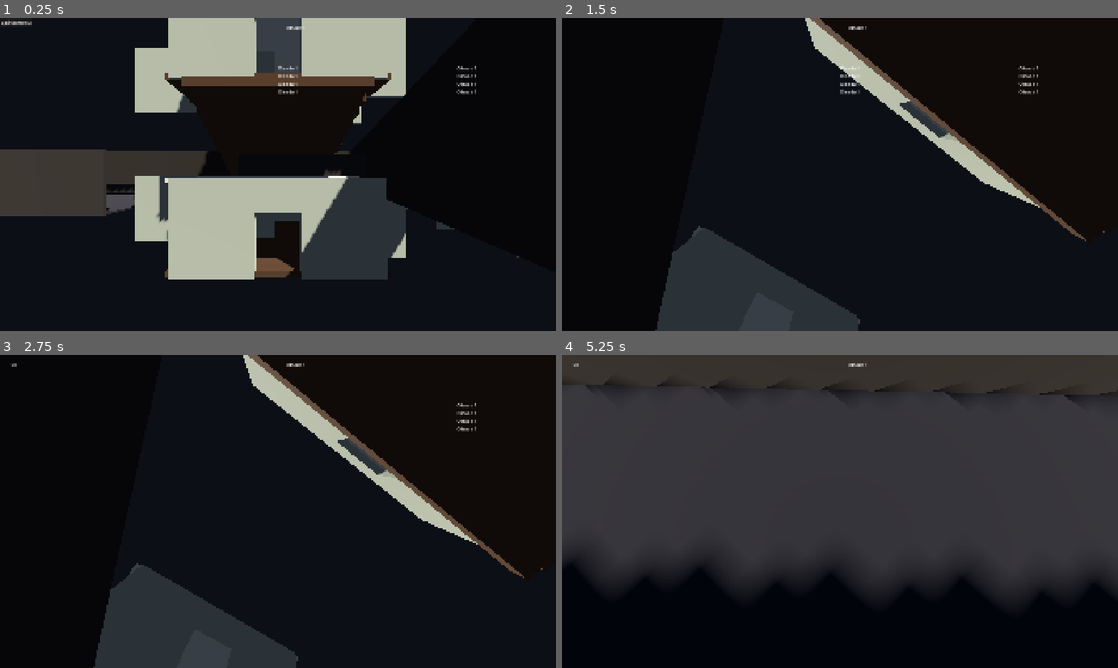
Above: before the commit, frames 1-4 (two rows, left to right).
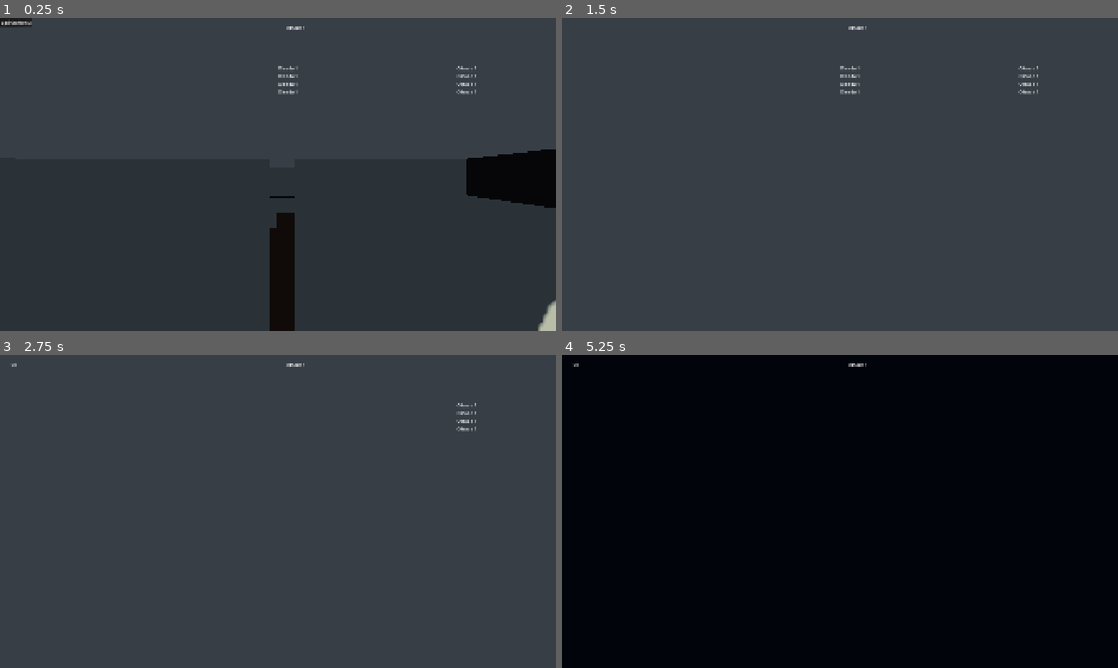
Above: after the commit, the same moments.

Repository: undertal401-hue/zombie-survival-3d
Game: Godot game, scene res://07_house/Main.tscn
Same seed, same stepped clock (60 frames per second), same inputs: the game is played once before the commit and once after it.
Inputs (mouse positions are in pixels of both pictures, inside the frame that each line leads up to):
- Up to frame 1 (0.25 s): no input
- Up to frame 2 (1.5 s): click "Cerrar tienda" at 0.5 s; click "Cerrar tienda" at 1.25 s
- Up to frame 3 (2.75 s): click "Cerrar tienda" at 2 s
- Up to frame 4 (5.25 s): tap Enter at 2.75, 2.85, 3.6, 4.25, 4.35, 5.1 s; move the mouse to (867, 511) at 2.77 s; click (867, 511) at 2.92 s; tap Space at 3.5, 5 s; move the mouse to (812, 511) at 3.52 s; click (812, 511) at 3.67 s; move the mouse to (851, 505) at 4.27 s; click (851, 505) at 4.42 s; move the mouse to (834, 517) at 5.02 s; click (834, 517) at 5.17 s

The runs differ from the first frame. In frame 1, 84% of the frame differs, in the area x 0-100%, y 0-100%; in frame 2, 92%; in frame 3, 92%; in frame 4, 72%.

Commit message:
fix: RuntimeHouseGenerator - fix is_inside_tree errors, syntax fixes
- Fixed node tree order: add_child() before global_position
- Fixed local vs world positions in _build_box (removed pos+ offset)
- Fixed _build_stairs: add rail/rail_col to stairs node not self
- Fixed _build_room: add_child() before global_position
- Removed pos+ from _build_box calls (use local positions)
- Fixed parse errors in RuntimeHouseGenerator

Tests: 5/5 suites, 92/92 validations PASSED
Export: game/build/zombie_survival_3d.x86_64 (71MB) - runs clean

Diff:
--- a/game/07_house/RuntimeHouseGenerator.gd
+++ b/game/07_house/RuntimeHouseGenerator.gd
@@ -199,9 +199,9 @@
 	var ca: float = cos(angle)
 	var sa: float = sin(angle)
 	return Vector3(
-		v.x * ca - v.z * sin(angle),
+		v.x * ca - v.z * sa,
 		v.y,
-		v.x * sin(angle) + v.z * ca
+		v.x * sa + v.z * ca
 	)
 
 
@@ -234,8 +234,8 @@
 func _build_room(pos: Vector3, data: Dictionary) -> void:
 	var room_node: Node3D = Node3D.new()
 	room_node.name = "Room_%d" % data["index"]
+	add_child(room_node)
 	room_node.global_position = pos
-	add_child(room_node)
 
 	var size: Vector3 = room_size
 	var half_x: float = size.x * 0.5
@@ -243,9 +243,9 @@
 	var half_y: float = size.y * 0.5
 
 	# Suelo
-	_build_box(room_node, Vector3(size.x, 0.2, size.z), pos + Vector3(0, -half_y + 0.1, 0), floor_material, true)
+	_build_box(room_node, Vector3(size.x, 0.2, size.z), Vector3(0, -half_y + 0.1, 0), floor_material, true)
 	# Techo
-	_build_box(room_node, Vector3(size.x, 0.2, size.z), pos + Vector3(0, half_y - 0.1, 0), ceiling_material, true)
+	_build_box(room_node, Vector3(size.x, 0.2, size.z), Vector3(0, half_y - 0.1, 0), ceiling_material, true)
 
 	# Paredes con huecos para puertas
 	var walls: Array[Dictionary] = [
@@ -277,22 +277,22 @@
 
 			if left_w > 0.1:
 				_build_box(room_node, Vector3(left_w, size.y, wall_thickness),
-					pos + wall_data["pos"] + _rotate_y(Vector3(-wall_w*0.5 + left_w*0.5, 0, 0), wall_data["rot"].y),
+					wall_data["pos"] + offset_left,
 					wall_material, true)
 
 			# Dintel sobre la puerta
 			_build_box(room_node, Vector3(door_w, 1.2, wall_thickness),
-				pos + wall_data["pos"] + _rotate_y(Vector3(0, size.y*0.5 - 0.6, 0), wall_data["rot"].y),
+				wall_data["pos"] + offset_lintel,
 				wall_material, true)
 
 			if left_w > 0.1:
 				_build_box(room_node, Vector3(left_w, size.y, wall_thickness),
-					pos + wall_data["pos"] + _rotate_y(Vector3(wall_w*0.5 - left_w*0.5, 0, 0), wall_data["rot"].y),
+					wall_data["pos"] + offset_right,
 					wall_material, true)
 		else:
 			# Pared completa
 			_build_box(room_node, wall_data["size"],
-				pos + wall_data["pos"],
+				wall_data["pos"],
 				wall_material, true)
 
 
@@ -354,7 +354,7 @@
 	rail.mesh = rail_box
 	rail.material_override = wall_material
 	rail.position = Vector3(room_size.x * 0.4, start_y + room_size.y * 0.5, -room_size.z * 0.4)
-	add_child(rail)
+	stairs.add_child(rail)
 
 	var rail_col: StaticBody3D = StaticBody3D.new()
 	rail_col.collision_layer = 4
@@ -365,4 +365,4 @@
 	rail_shape.shape = rail_box_shape
 	rail_col.add_child(rail_shape)
 	rail_col.position = rail.position
-	add_child(rail_col)
+	stairs.add_child(rail_col)
